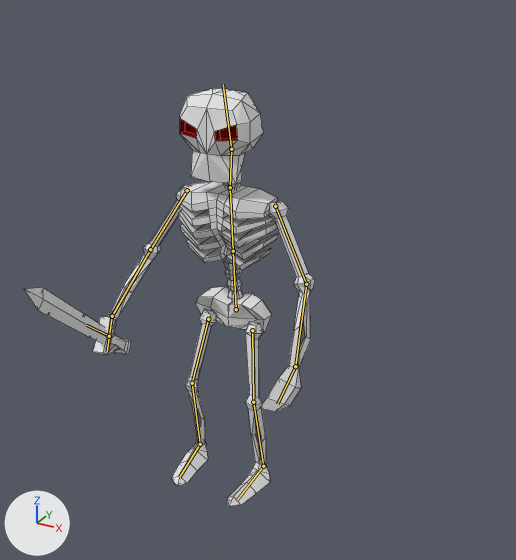
The Blender file Blender/Skeleton animacoes.blend, before and after one commit.
Rendered twice from a camera (50 mm lens) standing at (4.78, -7.76, 7.22) and looking at (0.94, -0.78, 3.73). Every picture has the same lights, and +X, +Y and +Z are marked at lower left. The bones that bend it are drawn over the model as lines. Mesh edges are drawn as thin lines.
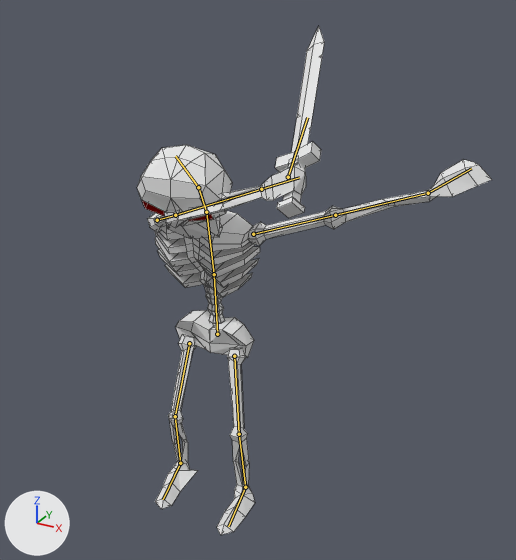
Commit message: Att Animacoes

The newer file adds an action. The first version stands in its rest pose; the second is drawn at frame 59 of the action 'Deb'.

Changed parts and their boxes (x1, y1, x2, y2) in the pictures (516 x 560 px):
'Cube', posed (22% wider, 22% taller)
    before: (24, 89, 315, 506)
    after: (137, 26, 492, 535)
bone 'Abdomen', root to tip
    before: (236, 309) to (233, 251)
    after: (217, 334) to (214, 274)
bone 'Torax', root to tip
    before: (233, 251) to (230, 187)
    after: (214, 274) to (206, 212)
bone 'Pescoco', root to tip
    before: (230, 187) to (231, 149)
    after: (206, 212) to (198, 187)
bone 'Braco1.r', root to tip
    before: (187, 190) to (150, 249)
    after: (157, 220) to (175, 215)

What changed in the scene script:
```text
Change bone_abdomen:
    where bone_abdomen = bpy.data.objects['Armature'].pose.bones['Abdomen']
    bone_abdomen.location: (0.0, 0.0, 0.0) -> (0.02, -0.13, 0.62)
Change bone_torax:
    where bone_torax = bpy.data.objects['Armature'].pose.bones['Torax']  # child of 'Abdomen'
    bone_torax.location: (0.0, 0.0, 0.0) -> (-0.62, -0.15, 0.02)
    bone_torax.rotation_quaternion: (1.0, 0.0, 0.0, 0.0) -> (0.998, 0.01, -0.008, 0.062)  # degrees (0, 0, 0) -> degrees (1, -1, 7)
Change bone_pescoco:
    where bone_pescoco = bpy.data.objects['Armature'].pose.bones['Pescoco']  # child of 'Torax'
    bone_pescoco.rotation_quaternion: (1.0, 0.0, 0.0, 0.0) -> (0.955, -0.049, 0.097, -0.274)  # degrees (0, 0, 0) -> degrees (-9, 9, -33)
Change bone_braco1_r:
    where bone_braco1_r = bpy.data.objects['Armature'].pose.bones['Braco1.r']  # child of 'Torax'
    bone_braco1_r.location: (0.0, 0.0, 0.0) -> (-0.08, -0.04, 0.31)
    bone_braco1_r.rotation_quaternion: (1.0, 0.0, 0.0, 0.0) -> (0.723, 0.657, 0.207, -0.057)  # degrees (0, 0, 0) -> degrees (87, 22, 12)
Change bone_controladorbraco_l:
    where bone_controladorbraco_l = bpy.data.objects['Armature'].pose.bones['ControladorBraco.l']
    bone_controladorbraco_l.location: (0.0, 0.0, 0.0) -> (1.36, 1.2, 2.57)
    bone_controladorbraco_l.rotation_quaternion: (1.0, 0.0, 0.0, 0.0) -> (0.272, 0.593, -0.707, 0.275)  # degrees (0, 0, 0) -> degrees (5, -135, 78)
Change bone_controladorperna_l:
    where bone_controladorperna_l = bpy.data.objects['Armature'].pose.bones['ControladorPerna.l']
    bone_controladorperna_l.location: (0.0, 0.0, 0.0) -> (0.13, -0.61, 0.0)
    bone_controladorperna_l.rotation_quaternion: (1.0, 0.0, 0.0, 0.0) -> (0.993, 0.0, 0.0, 0.121)  # degrees (0, 0, 0) -> degrees (0, 0, 14)
Change bone_orientacaoperna_l:
    where bone_orientacaoperna_l = bpy.data.objects['Armature'].pose.bones['OrientacaoPerna.l']
    bone_orientacaoperna_l.location: (0.0, 0.0, 0.0) -> (0.59, -0.61, 0.19)
Change bone_controladorbraco_r:
    where bone_controladorbraco_r = bpy.data.objects['Armature'].pose.bones['ControladorBraco.r']
    bone_controladorbraco_r.location: (0.0, 0.0, 0.0) -> (2.96, -1.05, 2.69)
    bone_controladorbraco_r.rotation_quaternion: (1.0, 0.0, 0.0, 0.0) -> (0.535, -0.683, 0.05, 0.495)  # degrees (0, 0, 0) -> degrees (-85, 47, 42)
Change bone_controladorperna_r:
    where bone_controladorperna_r = bpy.data.objects['Armature'].pose.bones['ControladorPerna.r']
    bone_controladorperna_r.location: (0.0, 0.0, 0.0) -> (-0.13, -0.61, 0.0)
    bone_controladorperna_r.rotation_quaternion: (1.0, 0.0, 0.0, 0.0) -> (0.998, 0.0, 0.0, 0.055)  # degrees (0, 0, 0) -> degrees (0, 0, 6)
Change bone_orientacaoperna_r:
    where bone_orientacaoperna_r = bpy.data.objects['Armature'].pose.bones['OrientacaoPerna.r']
    bone_orientacaoperna_r.location: (0.0, 0.0, 0.0) -> (1.72, -0.46, 0.48)
```
